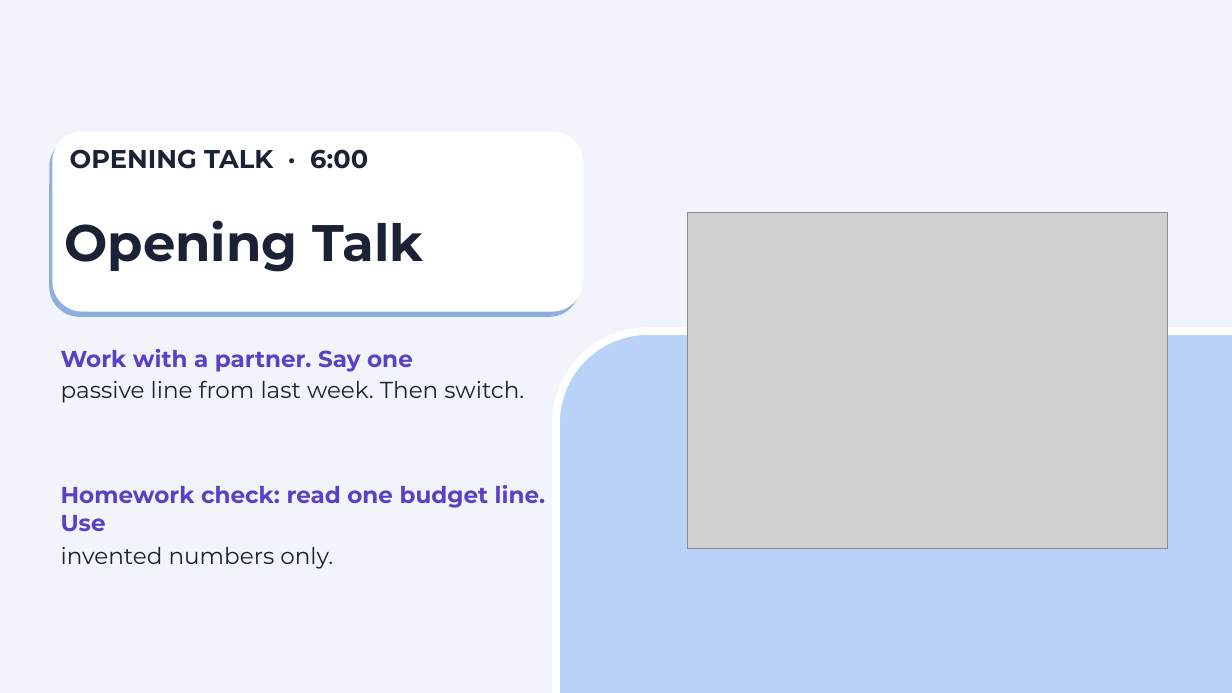
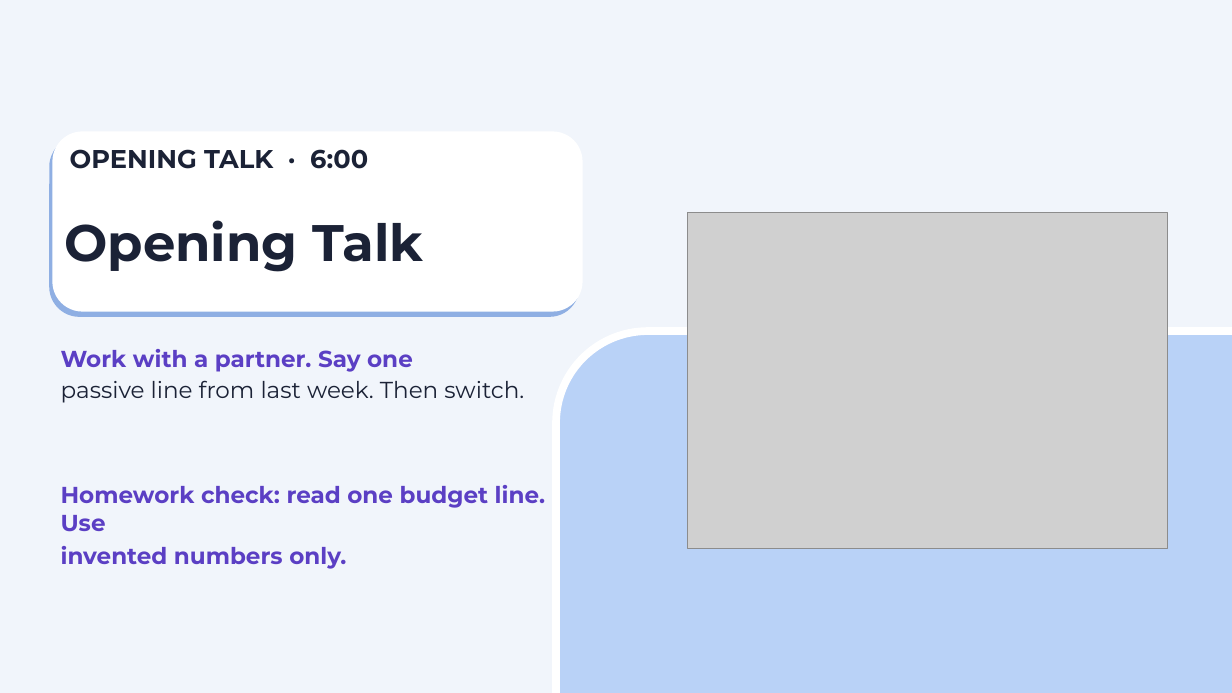
Before and after one commit to sdpursley/ESL-Curriculum, a slide deck: slide 3 of level5/slides/Level5_Lesson6_Slides.pptx. Drawn at 1232x693 pixels with LibreOffice and Linux fonts; fonts in the diff are those of the drawing; grey boxes stand for pictures. Boxes give left, top, right and bottom in pixels: in the first picture for what was removed or moved away, otherwise in the second. Text is boxed around its words. In the diff, an @@ line names an element or a change of style, - is before the commit and + after.

```diff
--- a/level5/slides/Level5_Lesson6_Slides.pptx
+++ b/level5/slides/Level5_Lesson6_Slides.pptx
@@ text at (61,546,346,569): text colour #1B2236 to #5B3FC4, bold on in "invented numbers only." @@
```
Also in this commit, not shown: 2 other slides changed, 10 other files.
